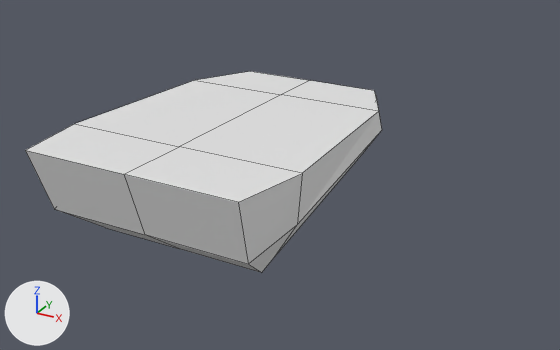
An edit to the Blender file Hard Surface Blender.blend, drawn before and after from the same camera.
Camera for both pictures: a camera (50 mm lens) standing at (3.29, -3.72, 4.84) and looking at (0.48, 1.4, 2.28). Lighting does not change. The marker at lower left points along +X, +Y and +Z. Mesh edges are drawn as thin lines.

The first picture shows 'Body_back'.
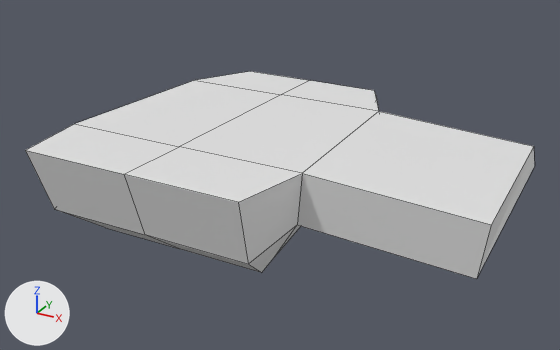
Commit message: alteracao teste

The change, as a list of edits to the scene's bpy script:
```text
Change me_cube_006:
    where me_cube_006.from_pydata(...)  # 34 vertices, 32 faces; spans x -1.04..1.04, y -1.01..1.89, z 0.06..0.92
    used by ob_body_back; location = (0.0, 1.05, 1.782)
    verts and faces of me_cube_006; kept vertices keep their numbers, new ones are numbered from 34
    before: 6 (0.96, 1.24, 0.86) at pixel (378, 111), 7 (1.04, -0.36, 0.9) at pixel (302, 173), 18 (0.98, 1.29, 0.67) at pixel (381, 130), 19 (0.98, -0.3, 0.45) at pixel (297, 224)
    me_cube_006 part 1
    add delete_faces([(6, 7, 19, 18)])
    add verts[34] = (2.28, 1.28, 0.77)  # pixel (533, 146)
    add verts[35] = (2.36, -0.32, 0.81)  # pixel (491, 224)
    add verts[36] = (2.3, 1.33, 0.59)  # pixel (534, 166)
    add verts[37] = (2.3, -0.26, 0.37)  # pixel (476, 278)
    add faces += [(6, 7, 35, 34), (34, 35, 37, 36), (7, 19, 37, 35), (18, 36, 37, 19), (6, 34, 36, 18)]
```

Pixel boxes (x1, y1, x2, y2) of what changed, in the pictures (560 x 350 px):
'Body_back', reshaped (43% wider): before (26, 71, 382, 272); after (26, 71, 535, 279)
part 1 of me_cube_006, built on: before (297, 111, 382, 225); after (297, 111, 535, 279)
